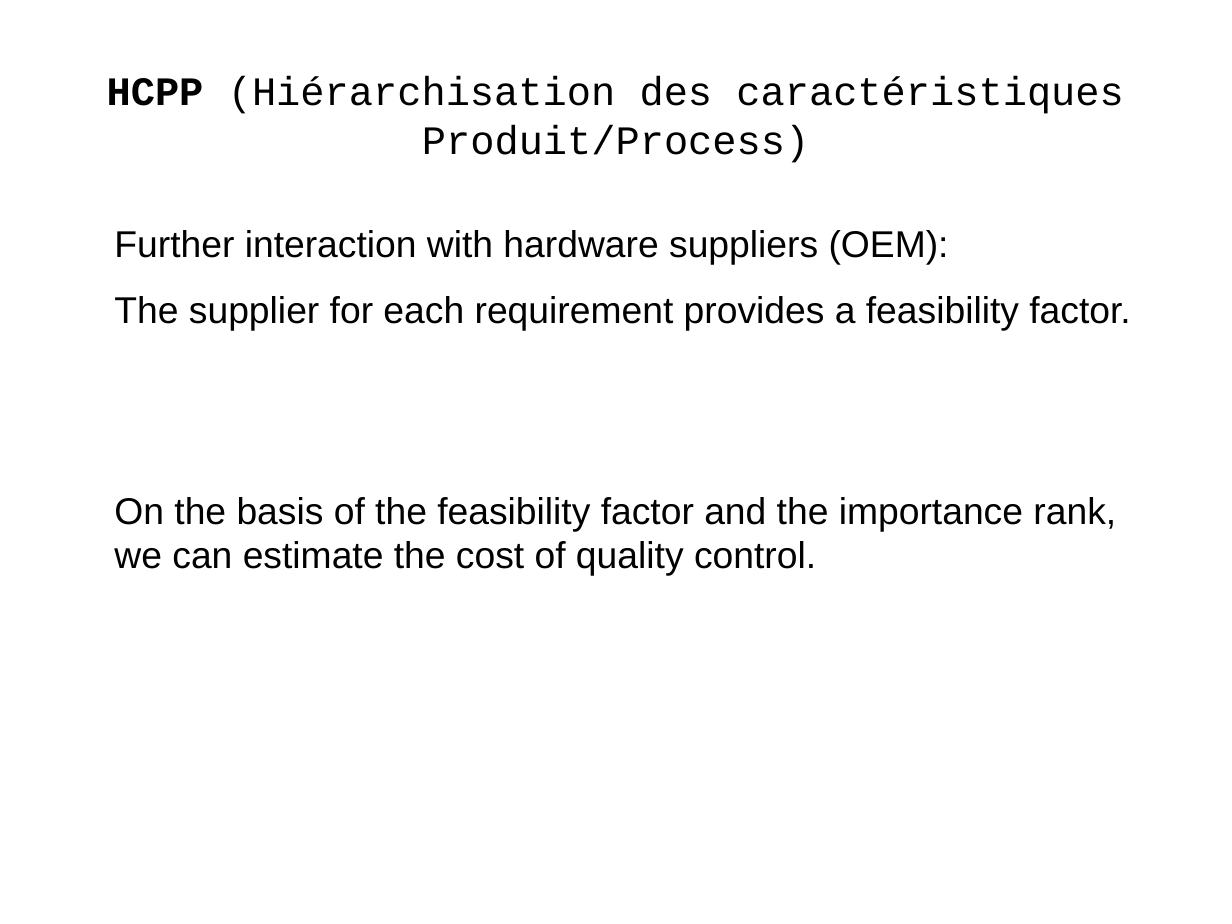
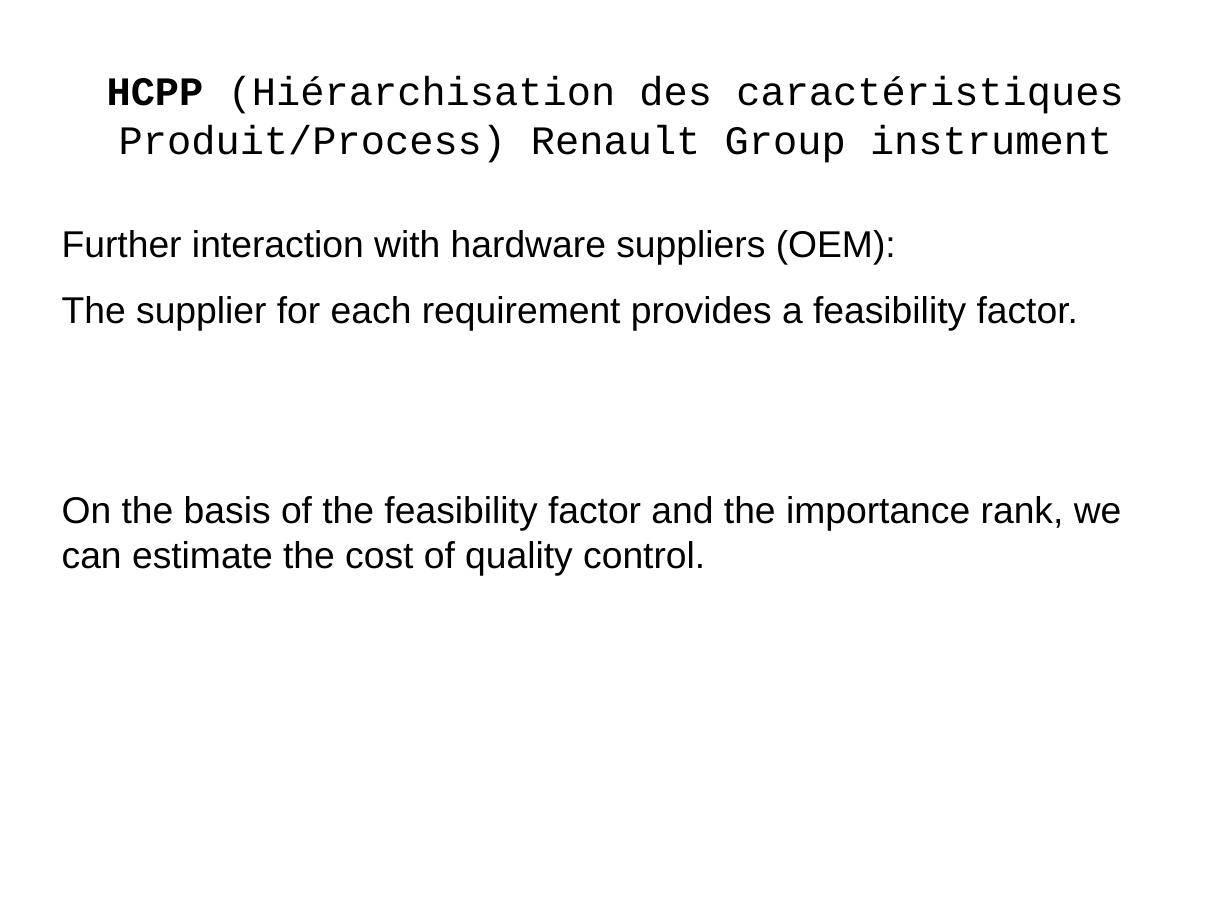
Before and after one commit to j-avdeev/EnterpriseSystemsDevelopment, a slide deck: slide 20 of Lec5 - UML-Requirements-Use Case/Enterprise System Development - lec day5 - UML-Requirements-Use Case.odp (slide 19 before the commit). Drawn at 1232x924 pixels with LibreOffice and Linux fonts; fonts in the diff are those of the drawing. Boxes give left, top, right and bottom in pixels: in the first picture for what was removed or moved away, otherwise in the second. Text is boxed around its words. In the diff, an @@ line names an element or a change of style, - is before the commit and + after.

```diff
--- a/Lec5 - UML-Requirements-Use Case/Enterprise System Development - lec day5 - UML-Requirements-Use Case.odp
+++ b/Lec5 - UML-Requirements-Use Case/Enterprise System Development - lec day5 - UML-Requirements-Use Case.odp
@@ title at box(107, 76, 1123, 163): text changed @@
-HCPP (Hiérarchisation des caractéristiques Produit/Process)
+HCPP (Hiérarchisation des caractéristiques Produit/Process) Renault Group instrument
@@ text "Further interaction with hardware suppliers ..." at box(62, 230, 1122, 576): indent changed @@
```
Also in this commit, not shown: 18 other slides changed, 1 slide added, 1 other file.
